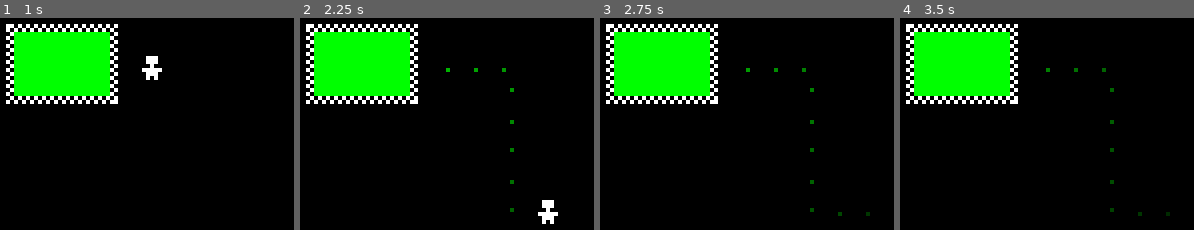
Above: before the commit, frames 1-4 (left to right).
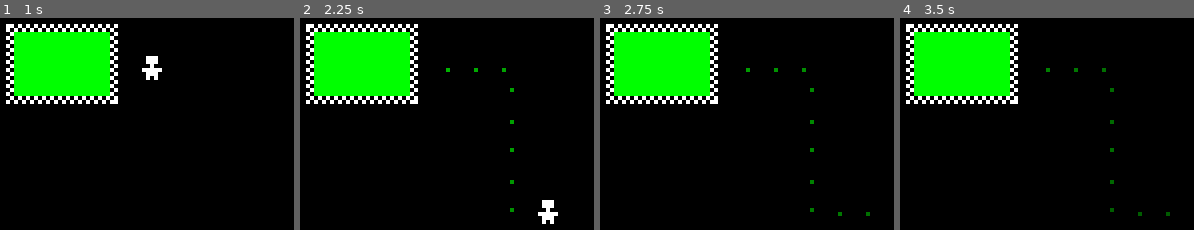
Above: after the commit, the same moments.

Repository: NotJamGames/battery-acid-boy
Game: Godot game, scene res://World/world.tscn
The game is run twice, just before and just after one commit, with the same random seed, the same clock (stepped at 60 frames per second) and the same inputs.
Inputs:
- Up to frame 1 (1 s): hold Right (move_right) from 0.53 s (still down)
- Up to frame 2 (2.25 s): release Right (move_right) at 1.28 s; hold Down (move_down) 1.28-2.03 s; hold Right (move_right) from 2.03 s (still down)
- Up to frame 3 (2.75 s): keep holding Right (move_right)
- Up to frame 4 (3.5 s): release Right (move_right) at 2.78 s; hold Up (move_up) from 2.78 s (still down)

Frame 1 is identical in both runs. In frame 2, 0.1% of the frame differs, in the area x 71-73%, y 48-92%; in frame 3, 0.1%, in the area x 71-92%, y 61-94%; in frame 4, 0.1%.

Commit message:
Music and footsteps

Diff:
--- a/Player/player.gd
+++ b/Player/player.gd
@@ -3,9 +3,10 @@
 
 
 @export var animated_sprite : AnimatedSprite2D
+@export var footsteps : AudioStreamPlayer
 
 const SPEED : float = 48.0
-const MAX_PRINTS : int = 12
+const MAX_PRINTS : int = 18
 
 var is_in_pool : bool = true
 var prints_placed : int = 0
@@ -33,8 +34,12 @@
 
 
 func place_footprint() -> void:
-	if is_in_pool or animated_sprite.animation != "Run" \
+	if animated_sprite.animation != "Run" \
 	or (animated_sprite.frame != 1 and animated_sprite.frame != 3): return
+
+	footsteps.play()
+
+	if is_in_pool: return
 
 	var print_position : Vector2i = \
 			Vector2i(position) + Vector2i(4, 6)
--- a/Player/player.tscn
+++ b/Player/player.tscn
@@ -1,7 +1,10 @@
-[gd_scene load_steps=10 format=3 uid="uid://bax4i8c8of5pe"]
+[gd_scene load_steps=14 format=3 uid="uid://bax4i8c8of5pe"]
 
 [ext_resource type="Texture2D" uid="uid://g1h2vm5yahpx" path="res://Player/Sprites/player.png" id="1_b75cl"]
 [ext_resource type="Script" path="res://Player/player.gd" id="1_d0j3i"]
+[ext_resource type="AudioStream" uid="uid://ciwffjvg7f1mo" path="res://Audio/SFX/footstep_0.wav" id="3_1kh4x"]
+[ext_resource type="AudioStream" uid="uid://71ofrq1ul6wo" path="res://Audio/SFX/footstep_1.wav" id="4_cv7uu"]
+[ext_resource type="AudioStream" uid="uid://cp2qb0sm1jl01" path="res://Audio/SFX/footstep_2.wav" id="5_e2qq6"]
 
 [sub_resource type="RectangleShape2D" id="RectangleShape2D_5fnnm"]
 size = Vector2(3, 5)
@@ -57,10 +60,18 @@
 "speed": 16.0
 }]
 
-[node name="Player" type="CharacterBody2D" node_paths=PackedStringArray("animated_sprite")]
+[sub_resource type="AudioStreamRandomizer" id="AudioStreamRandomizer_2tplo"]
+random_pitch = 1.05
+streams_count = 3
+stream_0/stream = ExtResource("3_1kh4x")
+stream_1/stream = ExtResource("4_cv7uu")
+stream_2/stream = ExtResource("5_e2qq6")
+
+[node name="Player" type="CharacterBody2D" node_paths=PackedStringArray("animated_sprite", "footsteps")]
 texture_filter = 1
 script = ExtResource("1_d0j3i")
 animated_sprite = NodePath("AnimatedSprite2D")
+footsteps = NodePath("Footsteps")
 
 [node name="CollisionShape2D" type="CollisionShape2D" parent="."]
 position = Vector2(3.5, 5.5)
@@ -70,7 +81,11 @@
 sprite_frames = SubResource("SpriteFrames_cxilm")
 animation = &"Run"
 autoplay = "Idle"
-frame_progress = 0.60992
+frame_progress = 0.754966
 centered = false
 
+[node name="Footsteps" type="AudioStreamPlayer" parent="."]
+stream = SubResource("AudioStreamRandomizer_2tplo")
+volume_db = -12.0
+
 [connection signal="frame_changed" from="AnimatedSprite2D" to="." method="place_footprint"]
--- a/World/world.tscn
+++ b/World/world.tscn
@@ -1,8 +1,9 @@
-[gd_scene load_steps=4 format=3 uid="uid://crtgsw8ylq6js"]
+[gd_scene load_steps=5 format=3 uid="uid://crtgsw8ylq6js"]
 
 [ext_resource type="PackedScene" uid="uid://bci7slf8woga3" path="res://World/footprint_layer.tscn" id="1_05shr"]
 [ext_resource type="PackedScene" uid="uid://bax4i8c8of5pe" path="res://Player/player.tscn" id="1_dx7y5"]
 [ext_resource type="PackedScene" uid="uid://cgcxuvtciqd7a" path="res://World/pool.tscn" id="1_nxnf8"]
+[ext_resource type="AudioStream" uid="uid://bnqik0jpkbr81" path="res://Audio/Music/battery_acid_boy.ogg" id="4_sr0wg"]
 
 [node name="World" type="Node2D"]
 texture_filter = 1
@@ -15,6 +16,11 @@
 [node name="Player" parent="." instance=ExtResource("1_dx7y5")]
 position = Vector2(59, 57)
 
+[node name="AudioStreamPlayer" type="AudioStreamPlayer" parent="."]
+stream = ExtResource("4_sr0wg")
+volume_db = -4.0
+autoplay = true
+
 [connection signal="body_entered" from="Pool" to="Player" method="set_is_in_pool" binds= [true]]
 [connection signal="body_exited" from="Pool" to="Player" method="set_is_in_pool" binds= [false]]
 [connection signal="place_print" from="Player" to="FootprintLayer" method="add_footprint"]
--- /dev/null
+++ b/default_bus_layout.tres
@@ -0,0 +1,4 @@
+[gd_resource type="AudioBusLayout" format=3 uid="uid://bp8xqjgskkvcq"]
+
+[resource]
+bus/0/mute = true
Not shown, added: Audio/Music/battery_acid_boy.ogg.import
Not shown, added: Audio/SFX/footstep_0.wav.import
Not shown, added: Audio/SFX/footstep_1.wav.import
Not shown, added: Audio/SFX/footstep_2.wav.import
Not shown, added: Audio/Music/battery_acid_boy.ogg
Not shown, added: Audio/SFX/footstep_0.wav
Not shown, added: Audio/SFX/footstep_1.wav
Not shown, added: Audio/SFX/footstep_2.wav
